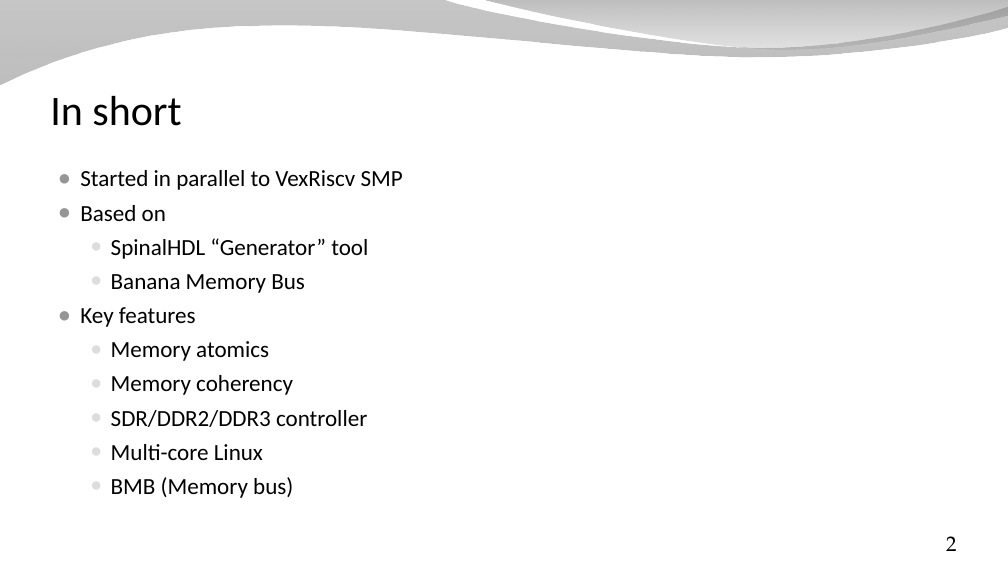
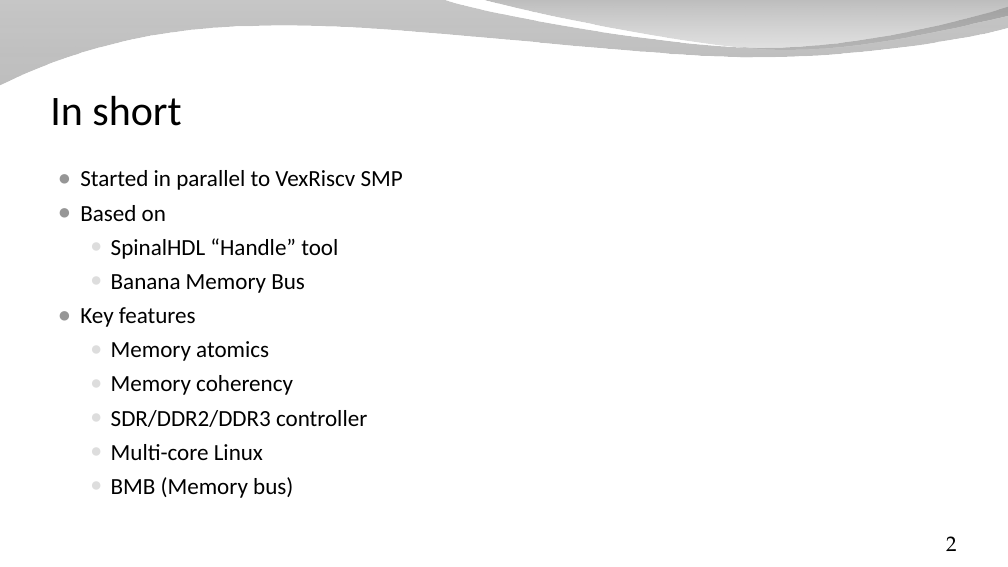
Before and after one commit to SpinalHDL/SpinalDoc, a slide deck: slide 2 of presentation/en/workshop/saxonsoc.odp. Drawn at 1008x567 pixels with LibreOffice and Linux fonts; fonts in the diff are those of the drawing; background and template pictures are left out. Boxes give left, top, right and bottom in pixels: in the first picture for what was removed or moved away, otherwise in the second. Text is boxed around its words. In the diff, an @@ line names an element or a change of style, - is before the commit and + after.

```diff
--- a/presentation/en/workshop/saxonsoc.odp
+++ b/presentation/en/workshop/saxonsoc.odp
@@ text at (111, 238, 338, 259): text changed @@
-  ● SpinalHDL “Generator” tool
+  ● SpinalHDL “Handle” tool
```
Also in this commit, not shown: 2 other slides changed, 5 slides added, 4 other files.
